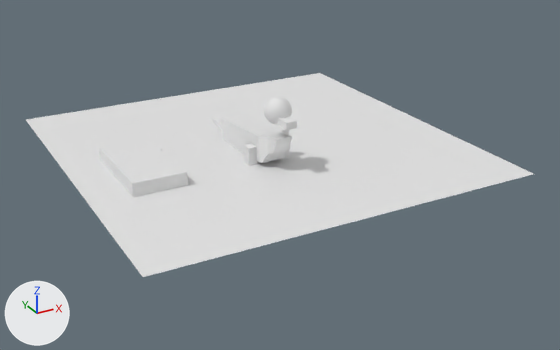
One commit to the Blender file Blender/MictlanDrift.blend: the scene before it, then after it.
Both versions are drawn from a camera (50 mm lens) standing at (-922.0, -2584.0, 1130.0) and looking at (433.0, -120.0, -102.0). The lights are fixed; the arrows at lower left show +X, +Y and +Z. Materials are left out; every surface is plain grey.
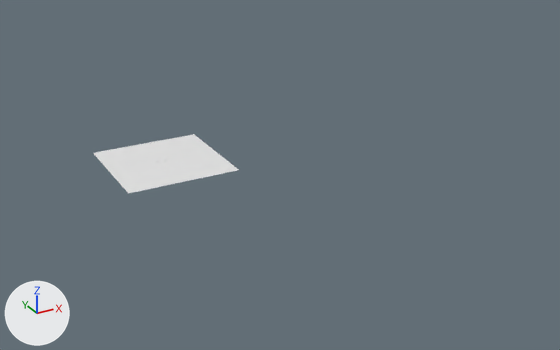
What the commit changed:
Object 'Plane' (ob_plane) moves from (398.0, 0.0, -8.0) to (0.0, -1.0, 0.0).
Object 'Plane' (ob_plane) is rescaled from (750.0, 750.0, 750.0) to (-212.0, -212.0, -212.0).
Object 'terrain.001' (ob_terrain_001) is deleted.
Object 'Cube' (ob_cube) is deleted.
Object 'Cube.001' (ob_cube_001) is deleted.
Object 'Cube.002' (ob_cube_002) is deleted.
Object 'Cube.003' (ob_cube_003) is deleted.
Object 'Sphere' (ob_sphere) is deleted.
Object 'Cube.004' (ob_cube_004) is deleted.

Where the change shows, as pixel boxes (x1, y1, x2, y2) in the pictures (560 x 350 px):
'Plane', moved, rescaled (71% narrower, 71% shorter): before (26, 73, 533, 277); after (93, 134, 239, 193)
'terrain.001', deleted: before (99, 138, 188, 197)
'Cube', deleted: before (220, 114, 292, 163)
'Sphere', deleted: before (264, 96, 292, 125)
'Cube.002', deleted: before (244, 143, 258, 166)
'Cube.004', deleted: before (277, 117, 297, 130)
'Cube.003', deleted: before (275, 127, 289, 159)
'Cube.001', deleted: before (211, 118, 222, 130)
